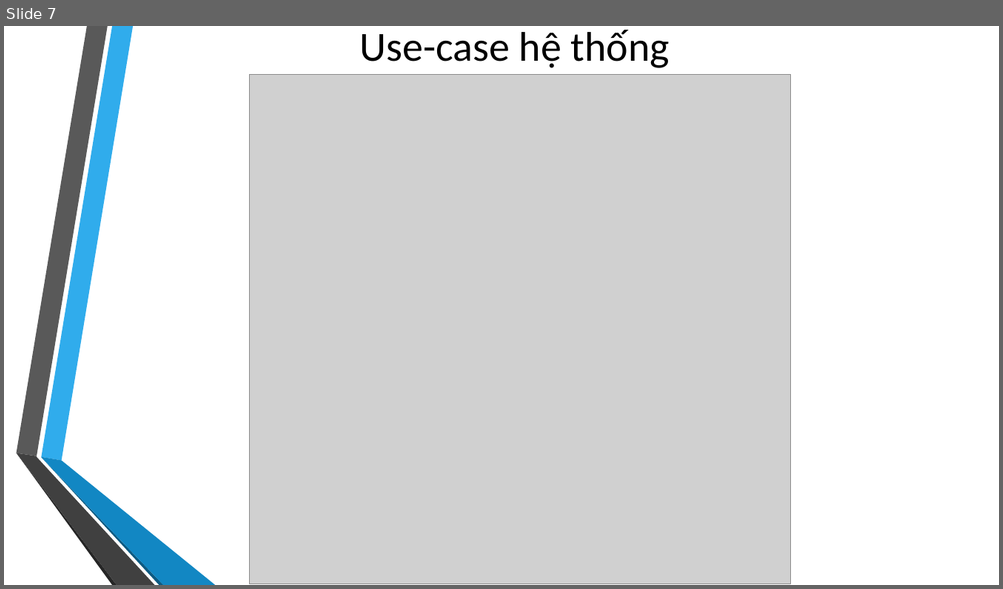
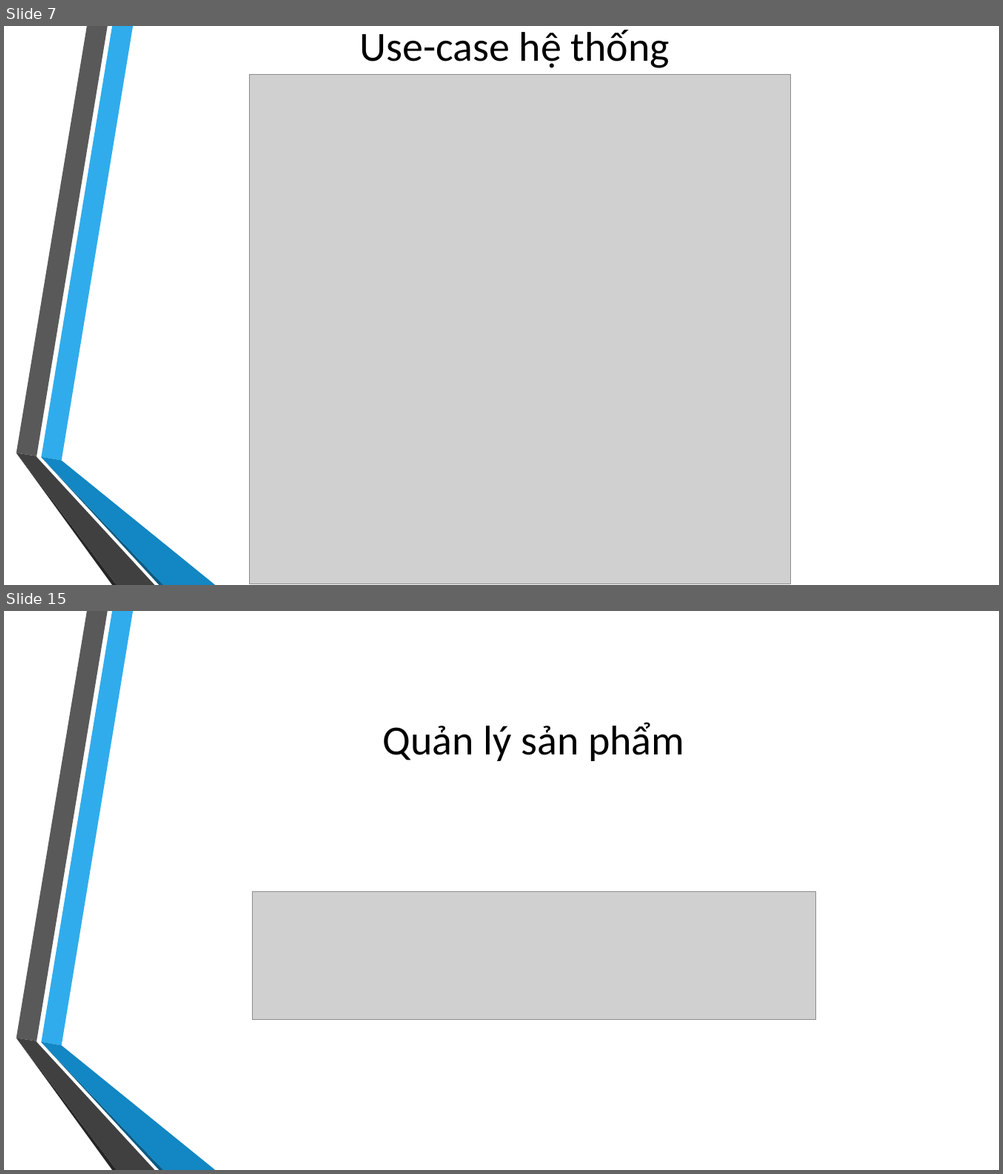
Before and after one commit to pminhtam/SystemAnalysisAndDesign, a slide deck: bao_cao_intro.pptx. Shown one above the other, each under a label of ours: slide 7 before the commit, slides 7 and 15 after it; the slides between them are not shown. The pictures are 1003x589 and 1003x1174 pixels, drawn with LibreOffice and Linux fonts; fonts in the diff are those of the drawing; grey boxes stand for pictures; background and template pictures are left out. Boxes give left, top, right and bottom in pixels: in the first picture for what was removed or moved away, otherwise in the second. Text is boxed around its words. In the diff, an @@ line names an element or a change of style, - is before the commit and + after.

```diff
--- a/bao_cao_intro.pptx
+++ b/bao_cao_intro.pptx
@@ slide 15 added at (x1=4, y1=611, x2=999, y2=1170), background picture (left out); not listed: 6 template elements that a slide beside it also shows @@
@@ title added at (x1=383, y1=722, x2=684, y2=761), 40 pt, text #000000 @@
+Quản lý sản phẩm
@@ picture added at (x1=252, y1=892, x2=815, y2=1021) @@
```
Also in this commit, not shown: 9 other slides added, 16 other files.
